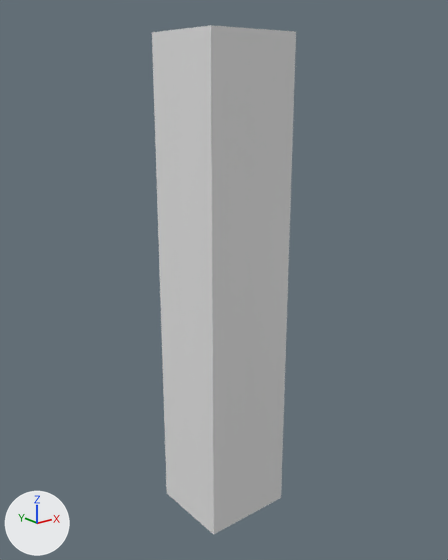
The OBJ model assets/snow_track/snow_track_bounds.obj as it was, and as the next commit left it.
The view is the same before and after, from a 50 mm camera at (-123.1, -156.8, 137.2) aimed at (6.0, 4.7, 72.6). Every picture has the same lights, and +X, +Y and +Z are marked at lower left. Where no turn or scale is listed for an object, it has been applied to the vertices.

The scene before the commit, as lines of its bpy script (objects in view):
```python
me_snow_track_bounds = bpy.data.meshes.new('snow_track_bounds')
me_snow_track_bounds.from_pydata(...)  # 196 vertices, 128 faces; spans x -13.0..20.0, y -13.0..17.0, z -30.0..153.0
me_snow_track_bounds.materials.append(mat_none)  # white #e7e7e7
ob_snow_track_bounds = bpy.data.objects.new('snow_track_bounds', me_snow_track_bounds)
ob_snow_track_bounds.location = (0.0, 0.0, 0.0)
```
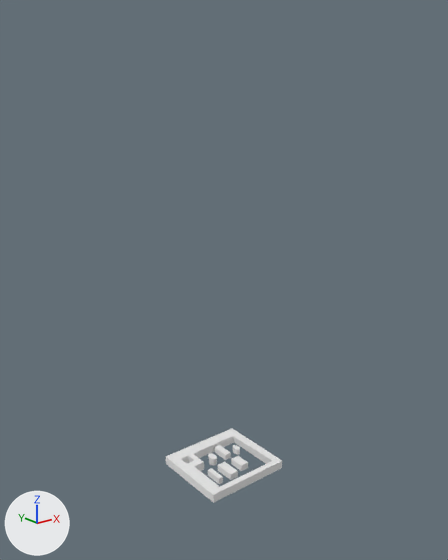
What differs and where, as boxes [x1, y1, x2, y2] in the pictures (448 x 560 px; the box of a moved part takes in the faces that stretch with it):
```json
{"object": "snow_track_bounds", "change": "reshaped", "before": [152, 25, 296, 534], "after": [166, 428, 282, 503], "on screen": "19% narrower, 85% shorter"}
{"part": 1, "of": "me_snow_track_bounds", "change": "added", "after": [218, 462, 238, 480]}
{"part": 2, "of": "me_snow_track_bounds", "change": "moved or reshaped", "after": [208, 453, 217, 466], "on screen": "not visible before"}
{"part": 3, "of": "me_snow_track_bounds", "change": "added", "after": [231, 456, 248, 471]}
{"part": 4, "of": "me_snow_track_bounds", "change": "added", "after": [215, 445, 231, 460]}
{"part": 5, "of": "me_snow_track_bounds", "change": "added", "after": [208, 468, 223, 484]}
{"part": 6, "of": "me_snow_track_bounds", "change": "added", "after": [233, 445, 240, 455]}
{"part": 7, "of": "me_snow_track_bounds", "change": "added", "after": [166, 428, 282, 503]}
{"part": 8, "of": "me_snow_track_bounds", "change": "deleted", "before": [152, 25, 296, 534]}
```

The change, as JSON lines over the scene's bpy script:
```json
{"op": "add", "block": "mat_material", "code": ["mat_material = principled_material('Material')", "mat_material.base_color = (0.8, 0.8, 0.8)  # white #e7e7e7", "mat_material.roughness = 1.0"]}
{"block": "me_snow_track_bounds", "where": "# used by ob_snow_track_bounds; location = (0.0, 0.0, 0.0)"}
{"op": "remove", "block": "me_snow_track_bounds", "code": "me_snow_track_bounds.from_pydata(...)  # 196 vertices, 128 faces; spans x -13.0..20.0, y -13.0..17.0, z -30.0..153.0"}
{"op": "remove", "block": "me_snow_track_bounds", "code": "me_snow_track_bounds.materials.append(mat_none)  # white #e7e7e7"}
{"op": "add", "block": "me_snow_track_bounds", "code": "me_snow_track_bounds.from_pydata(...)  # 220 vertices, 154 faces; spans x -13.0..20.0, y -13.0..17.0, z 0.0..3.0"}
{"block": "me_snow_track_bounds", "change": "me_snow_track_bounds part 1: a new loose piece, a box spanning x 0.3..3.7, y -6.3..1.4, z 0.1..2.5, in mat_material (white #e7e7e7)"}
{"block": "me_snow_track_bounds", "change": "me_snow_track_bounds part 2: the loose piece of 64 vertices spanning x 0.0..3.0, y 4.0..9.0, z -30.0..132.0 is scaled about the mesh origin by (1, 1, 0.0191), in mat_material (white #e7e7e7)"}
{"block": "me_snow_track_bounds", "change": "me_snow_track_bounds part 3: a new loose piece, a box spanning x 6.8..10.2, y -4.6..1.3, z 0.1..2.5, in mat_material (white #e7e7e7)"}
{"block": "me_snow_track_bounds", "change": "me_snow_track_bounds part 4: a new loose piece, a box spanning x 6.7..9.3, y 4.6..11.4, z 0.1..2.5, in mat_material (white #e7e7e7)"}
{"block": "me_snow_track_bounds", "change": "me_snow_track_bounds part 5: a new loose piece, a box spanning x -4.5..-2.7, y -5.7..1.0, z 0.1..2.5, in mat_material (white #e7e7e7)"}
{"block": "me_snow_track_bounds", "change": "me_snow_track_bounds part 6: a new loose piece, a 32-sided cylinder along z spanning x 12.1..14.3, y 4.2..7.8, z 0.3..2.6, in mat_material (white #e7e7e7)"}
{"block": "me_snow_track_bounds", "change": "me_snow_track_bounds part 7: a new loose piece of 60 vertices spanning x -13.0..20.0, y -13.0..17.0, z 0.0..3.0, in mat_material (white #e7e7e7)"}
{"block": "me_snow_track_bounds", "change": "me_snow_track_bounds part 8"}
{"block": "me_snow_track_bounds", "change": "52 vertices are removed from x -13.0..20.0, y -13.0..17.0, z -18.0..153.0"}
{"block": "me_snow_track_bounds", "change": "48 faces are deleted"}
{"op": "add", "block": "me_snow_track_bounds", "code": "me_snow_track_bounds.materials.append(mat_material)  # white #e7e7e7"}
```
